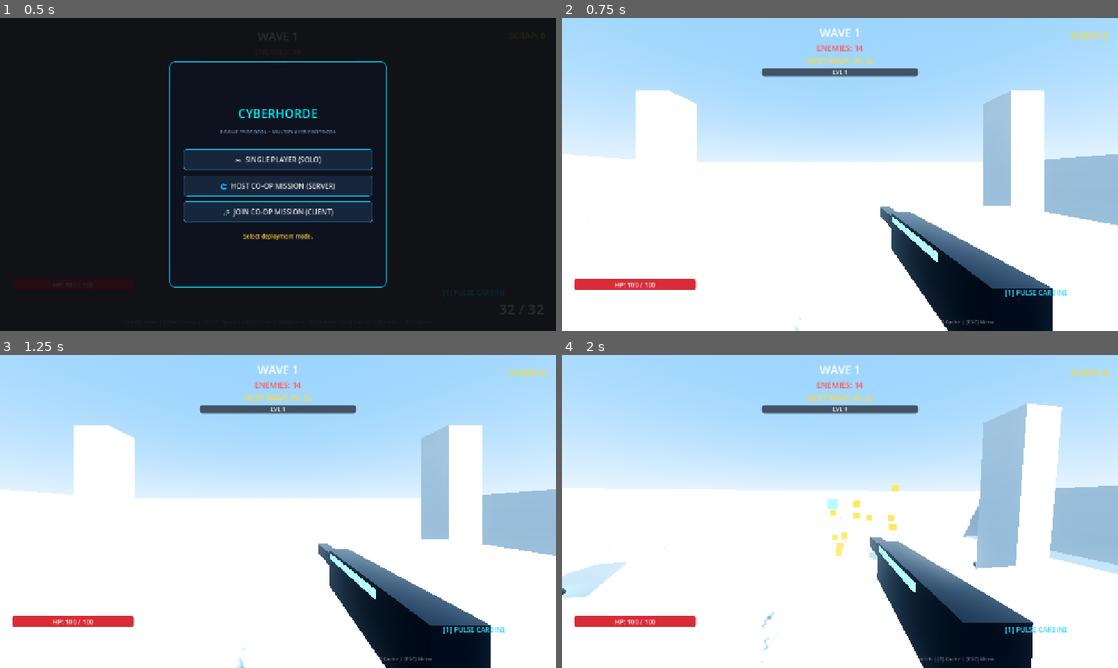
Above: before the commit, frames 1-4 (two rows, left to right).
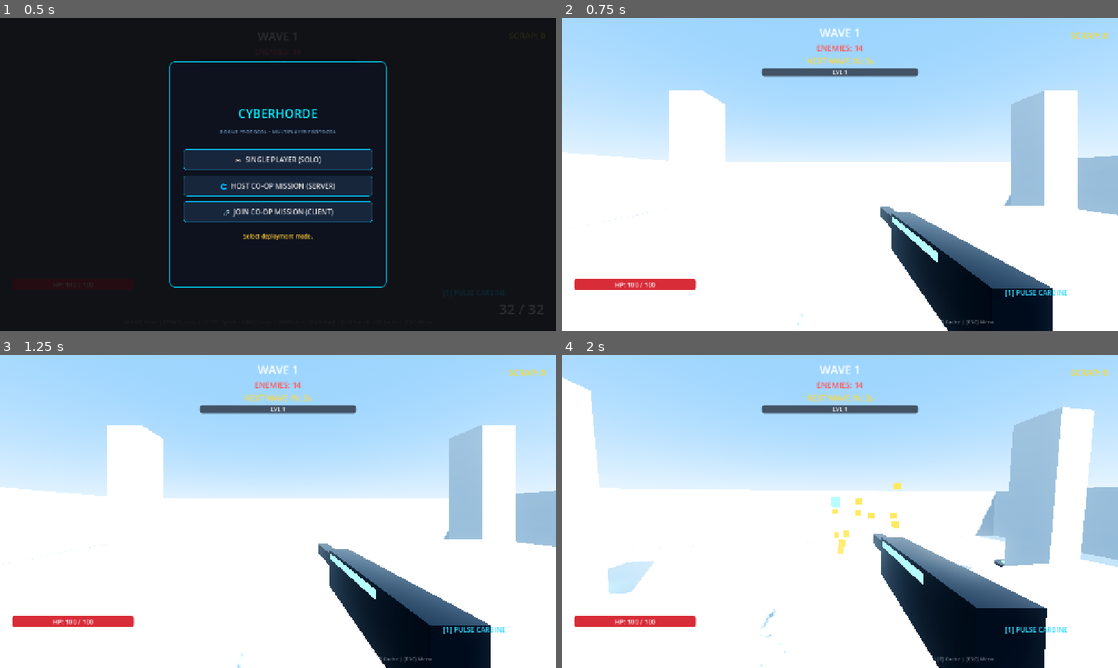
Above: after the commit, the same moments.

Repository: YuriSekaii/CyberHorde-FPS-Roguelike
Game: Godot game, scene res://scenes/main.tscn
Same seed, same stepped clock (60 frames per second), same inputs: the game is played once before the commit and once after it.
Inputs (mouse positions are in pixels of both pictures, inside the frame that each line leads up to):
- Up to frame 1 (0.5 s): no input
- Up to frame 2 (0.75 s): click "🎮 SINGLE PLAYER (SOLO)" at 0.5 s
- Up to frame 3 (1.25 s): no input
- Up to frame 4 (2 s): tap Enter at 1.25 s; move the mouse to (867, 511) at 1.27 s; press the mouse at (867, 511) at 1.28 s; hold W (move_forward) from 1.28 s (still down); tap Space (jump) at 1.52 s

Frame 1 is identical in both runs. In frame 2, 9.2% of the frame differs, in the area x 0-100%, y 23-100%; in frame 3, 9.1%; in frame 4, 16%, in the area x 0-100%, y 7-100%.

Commit message:
Fix co-op 2nd player spawn bug, ensure active camera on client, and add any_peer to RPCs

Diff:
--- a/scripts/autoload/network_manager.gd
+++ b/scripts/autoload/network_manager.gd
@@ -125,7 +125,7 @@
 	if not connected_peers.has(local_peer_id):
 		connected_peers.append(local_peer_id)
 
-	connection_status_changed.emit("Connected to Host! Ready to deploy.")
+	connection_status_changed.emit("Connected to Host! Waiting for Host to launch mission...")
 
 func _on_connection_failed() -> void:
 	cleanup_network()
--- a/scripts/main.gd
+++ b/scripts/main.gd
@@ -8,37 +8,57 @@
 
 const PLAYER_SCENE = preload("res://scenes/player/player.tscn")
 
+var is_mission_active: bool = false
+
 func _ready() -> void:
 	if lobby_menu:
-		lobby_menu.mission_started.connect(_on_mission_started)
+		lobby_menu.mission_started.connect(_on_lobby_mission_started)
 
 	NetworkManager.peer_connected_signal.connect(_on_peer_connected)
 	NetworkManager.peer_disconnected_signal.connect(_on_peer_disconnected)
 
-func _on_mission_started() -> void:
-	_spawn_all_players()
+func _on_lobby_mission_started() -> void:
+	if NetworkManager.is_multiplayer:
+		if NetworkManager.is_server:
+			# Server tells all peers to start the mission together
+			rpc_start_mission.rpc(NetworkManager.connected_peers)
+	else:
+		_start_mission_local([1])
+
+@rpc("call_local", "reliable")
+func rpc_start_mission(peer_ids: Array) -> void:
+	_start_mission_local(peer_ids)
+
+func _start_mission_local(peer_ids: Array) -> void:
+	is_mission_active = true
+
+	if lobby_menu:
+		lobby_menu.visible = false
+	Input.set_mouse_mode(Input.MOUSE_MODE_CAPTURED)
+
+	# Cleanly remove any old nodes immediately from the tree
+	for child in players_container.get_children():
+		players_container.remove_child(child)
+		child.queue_free()
+
+	# Spawn all squad members
+	for i in range(peer_ids.size()):
+		var p_id = int(peer_ids[i])
+		var spawn_pos = Vector3(-2.5 if i == 0 else 2.5, 4.5, 0.0)
+		_instantiate_player(p_id, spawn_pos)
+
 	if hud and spawner:
 		hud.connect_spawner(spawner)
 	if spawner:
 		spawner.start_spawner()
 
-func _spawn_all_players() -> void:
-	for child in players_container.get_children():
-		child.queue_free()
-
-	if not NetworkManager.is_multiplayer:
-		_spawn_player(1, Vector3(0, 4.5, 0))
-	else:
-		for p_id in NetworkManager.connected_peers:
-			var pos = Vector3(-2.5, 4.5, 0) if p_id == 1 else Vector3(2.5, 4.5, 0)
-			_spawn_player(p_id, pos)
-
-func _spawn_player(id: int, spawn_pos: Vector3) -> CharacterBody3D:
-	if players_container.has_node(str(id)):
-		return players_container.get_node(str(id)) as CharacterBody3D
+func _instantiate_player(id: int, spawn_pos: Vector3) -> CharacterBody3D:
+	var node_name = "Player_%d" % id
+	if players_container.has_node(node_name):
+		return players_container.get_node(node_name) as CharacterBody3D
 
 	var p = PLAYER_SCENE.instantiate()
-	p.name = str(id)
+	p.name = node_name
 	players_container.add_child(p)
 	p.global_position = spawn_pos
 	p.setup_peer(id)
@@ -49,17 +69,18 @@
 	return p
 
 func _on_peer_connected(peer_id: int) -> void:
-	if NetworkManager.is_server:
-		var pos = Vector3(2.5, 4.5, 0)
-		_spawn_player(peer_id, pos)
-		rpc_client_sync_players.rpc(NetworkManager.connected_peers)
+	# Only spawn late-joining players if the mission has already started
+	if is_mission_active and NetworkManager.is_server:
+		rpc_spawn_late_peer.rpc(peer_id, Vector3(2.5, 4.5, 0.0))
 
-@rpc("reliable")
-func rpc_client_sync_players(peers_list: Array) -> void:
-	for p_id in peers_list:
-		var pos = Vector3(-2.5, 4.5, 0) if p_id == 1 else Vector3(2.5, 4.5, 0)
-		_spawn_player(p_id, pos)
+@rpc("call_local", "reliable")
+func rpc_spawn_late_peer(peer_id: int, spawn_pos: Vector3) -> void:
+	if is_mission_active:
+		_instantiate_player(peer_id, spawn_pos)
 
 func _on_peer_disconnected(peer_id: int) -> void:
-	if players_container.has_node(str(peer_id)):
-		players_container.get_node(str(peer_id)).queue_free()
+	var node_name = "Player_%d" % peer_id
+	if players_container.has_node(node_name):
+		var p = players_container.get_node(node_name)
+		players_container.remove_child(p)
+		p.queue_free()
--- a/scripts/player/player.gd
+++ b/scripts/player/player.gd
@@ -121,10 +121,18 @@
 	peer_id = id
 	set_multiplayer_authority(id)
 	target_net_pos = global_position
-
-	if not NetworkManager.is_multiplayer or id == multiplayer.get_unique_id():
+	target_net_rot_y = rotation.y
+
+	var is_me = false
+	if not NetworkManager.is_multiplayer:
+		is_me = true
+	elif id == multiplayer.get_unique_id():
+		is_me = true
+
+	if is_me:
 		is_local_player = true
 		camera.current = true
+		camera.make_current()
 		weapon_rig.visible = true
 		third_person_model.visible = false
 		overhead_ui.visible = false
@@ -660,7 +668,7 @@
 # NETWORK RPCS
 # ==============================================================================
 
-@rpc("unreliable_ordered")
+@rpc("any_peer", "unreliable_ordered")
 func rpc_sync_state(pos: Vector3, rot_y: float, head_pitch: float, vel: Vector3, wep_idx: int) -> void:
 	if is_local_player:
 		return
@@ -672,11 +680,10 @@
 		active_weapon_idx = wep_idx
 		_update_third_person_weapon(wep_idx)
 
-@rpc("call_local", "reliable")
+@rpc("any_peer", "call_local", "reliable")
 func rpc_fire_weapon(wep_idx: int, origin: Vector3, dir: Vector3) -> void:
 	if is_local_player:
 		return
-	# Visual tracer and audio for remote player
 	var w = weapons[wep_idx] if wep_idx < weapons.size() else null
 	if w:
 		SoundManager.play(w.sound_name, 0.1, -2.0)
@@ -685,7 +692,7 @@
 		bullet.global_position = origin
 		bullet.setup(dir, w.damage, w.is_explosive, wep_idx == 2)
 
-@rpc("call_local", "reliable")
+@rpc("any_peer", "call_local", "reliable")
 func rpc_set_downed(downed: bool) -> void:
 	is_downed = downed
 	bleedout_timer = 30.0
@@ -714,7 +721,7 @@
 		if revive_prompt:
 			revive_prompt.visible = false
 
-@rpc("call_local", "reliable")
+@rpc("any_peer", "call_local", "reliable")
 func rpc_revive() -> void:
 	rpc_set_downed(false)
 	is_invulnerable = true
--- a/scripts/ui/lobby_menu.gd
+++ b/scripts/ui/lobby_menu.gd
@@ -25,7 +25,6 @@
 	NetworkManager.connection_status_changed.connect(_on_status_changed)
 	NetworkManager.peer_connected_signal.connect(_on_peers_updated)
 	NetworkManager.peer_disconnected_signal.connect(_on_peers_updated)
-	NetworkManager.game_started.connect(_on_game_started)
 
 func _show_main_view() -> void:
 	main_buttons.visible = true
@@ -35,7 +34,8 @@
 
 func _on_solo_pressed() -> void:
 	NetworkManager.start_singleplayer()
-	_launch_mission()
+	visible = false
+	mission_started.emit()
 
 func _on_host_menu_pressed() -> void:
 	main_buttons.visible = false
@@ -63,7 +63,7 @@
 
 func _on_start_squad_pressed() -> void:
 	if NetworkManager.is_server:
-		NetworkManager.rpc_start_game.rpc()
+		mission_started.emit()
 
 func _on_back_pressed() -> void:
 	NetworkManager.cleanup_network()
@@ -88,11 +88,3 @@
 	if NetworkManager.is_server:
 		start_squad_btn.disabled = false
 		start_squad_btn.text = "LAUNCH SQUAD MISSION (%d PLAYERS)" % peers.size()
-
-func _on_game_started() -> void:
-	_launch_mission()
-
-func _launch_mission() -> void:
-	visible = false
-	Input.set_mouse_mode(Input.MOUSE_MODE_CAPTURED)
-	mission_started.emit()
--- a/scripts/world/spawner.gd
+++ b/scripts/world/spawner.gd
@@ -19,6 +19,7 @@
 var spawn_timer: float = 0.0
 var spawn_interval: float = 1.2
 var enemy_counter: int = 0
+var last_sent_tick: int = -1
 
 var active_enemies: Array[Node] = []
 
@@ -27,6 +28,7 @@
 
 func start_spawner() -> void:
 	is_spawner_active = true
+	last_sent_tick = -1
 	# In multiplayer, only server controls wave timers
 	if not NetworkManager.is_multiplayer or NetworkManager.is_server:
 		start_intermission(3.0)
@@ -44,10 +46,12 @@
 	if is_intermission:
 		intermission_timer -= delta
 		var tick_sec = int(ceil(intermission_timer))
-		if NetworkManager.is_multiplayer:
-			rpc_intermission_tick.rpc(tick_sec)
-		else:
-			intermission_tick.emit(tick_sec)
+		if tick_sec != last_sent_tick:
+			last_sent_tick = tick_sec
+			if NetworkManager.is_multiplayer:
+				rpc_intermission_tick.rpc(tick_sec)
+			else:
+				intermission_tick.emit(tick_sec)
 
 		if intermission_timer <= 0.0:
 			is_intermission = false
Not shown, changed: Test_Coop_2Players.bat
